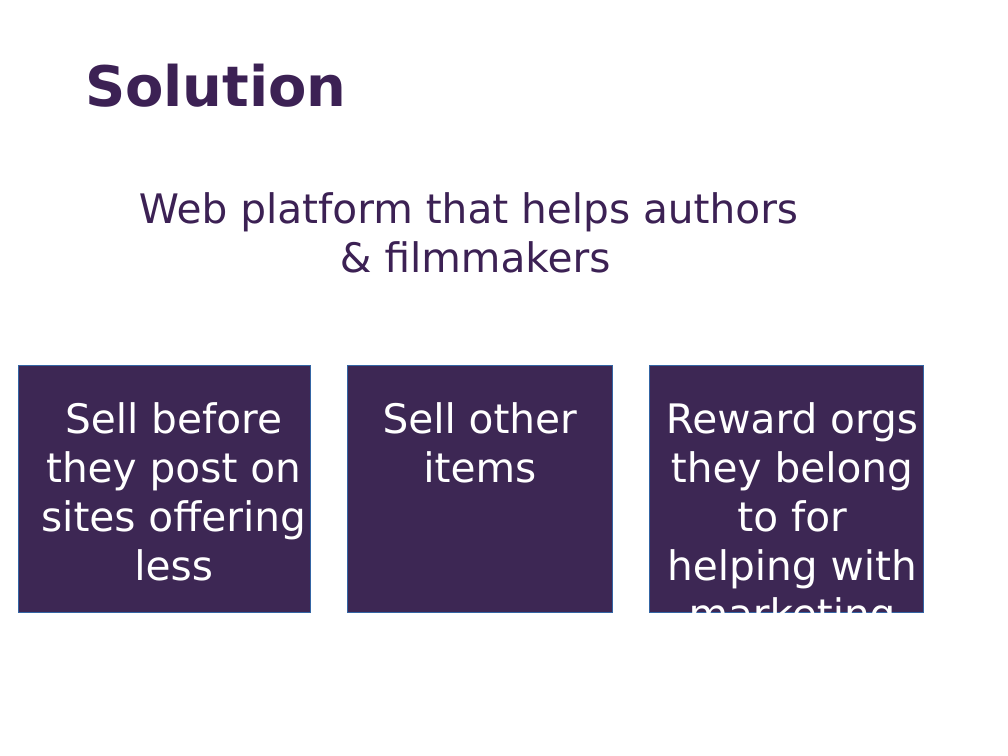
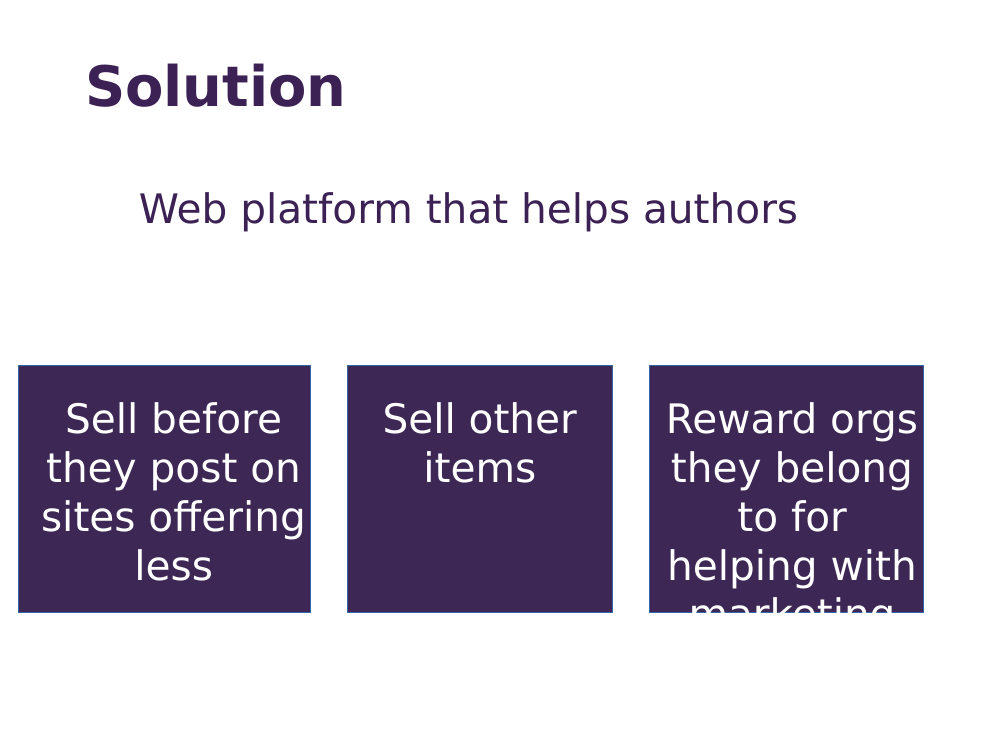
Before and after one commit to ece106/tomatocan, a slide deck: slide 3 of public/pitchSlides.pptx. Drawn at 1008x756 pixels with LibreOffice and Linux fonts; fonts in the diff are those of the drawing. Boxes give left, top, right and bottom in pixels: in the first picture for what was removed or moved away, otherwise in the second. Text is boxed around its words. In the diff, an @@ line names an element or a change of style, - is before the commit and + after.

```diff
--- a/public/pitchSlides.pptx
+++ b/public/pitchSlides.pptx
@@ text at [385,241,611,273]: paragraph removed @@
-& filmmakers
```
Also in this commit, not shown: 5 other slides changed, 1 slide removed, 4 other files.
